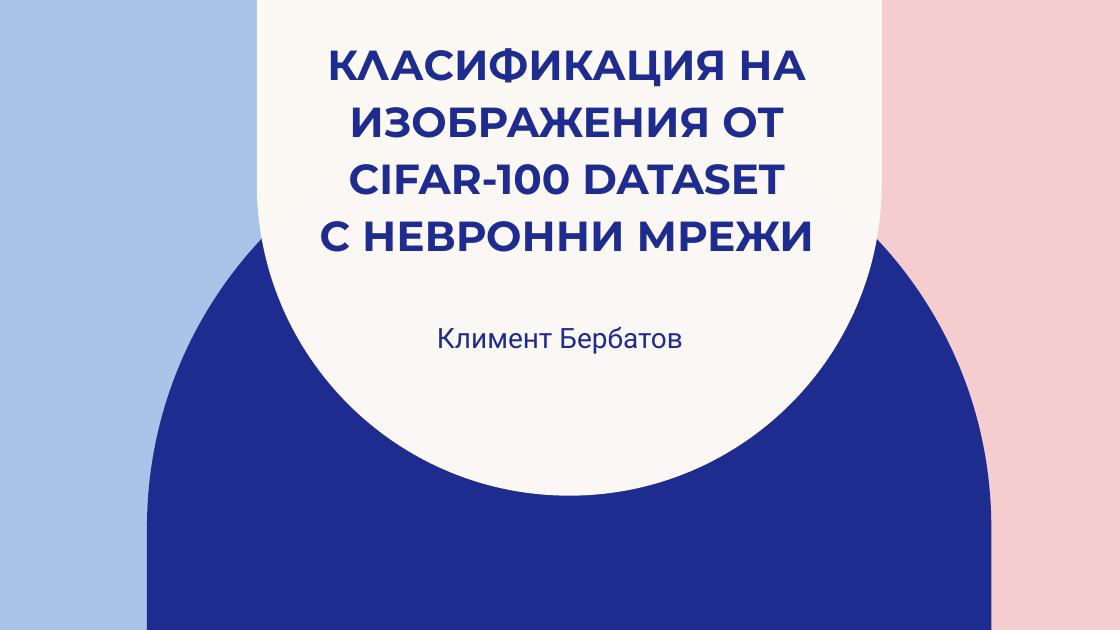
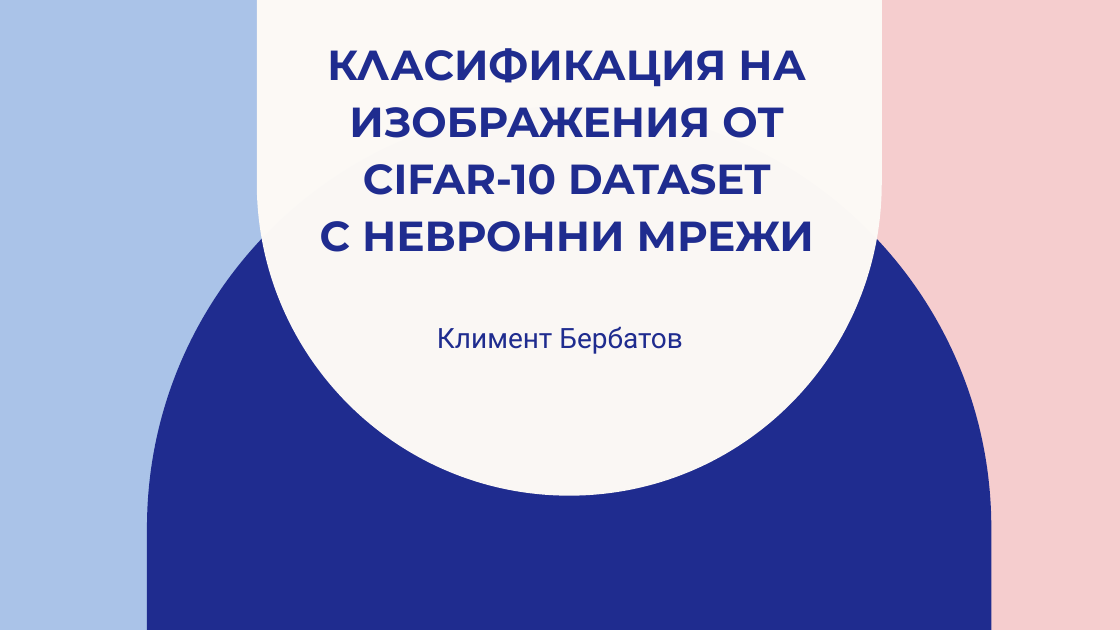
Before and after one commit to berbomeister/ML-project, a slide deck: slide 1 of ML project/Класификация на изображения от Cifar-100 dataset.pptx. Drawn at 1120x630 pixels with LibreOffice and Linux fonts; fonts in the diff are those of the drawing. Boxes give left, top, right and bottom in pixels: in the first picture for what was removed or moved away, otherwise in the second. Text is boxed around its words. In the diff, an @@ line names an element or a change of style, - is before the commit and + after.

```diff
--- a/ML project/Класификация на изображения от Cifar-100 dataset.pptx
+++ b/ML project/Класификация на изображения от Cifar-100 dataset.pptx
@@ title at [320,48,814,252]: text changed @@
-КЛАСИФИКАЦИЯ НА ИЗОБРАЖЕНИЯ ОТ CIFAR-100 DATASET
-С НЕВРОННИ МРЕЖИ
+КЛАСИФИКАЦИЯ НА ИЗОБРАЖЕНИЯ ОТ CIFAR-10 DATASET
+С НЕВРОННИ МРЕЖИ
```
Also in this commit, not shown: 1 other slide changed, 1 slide removed, 2 other files.
